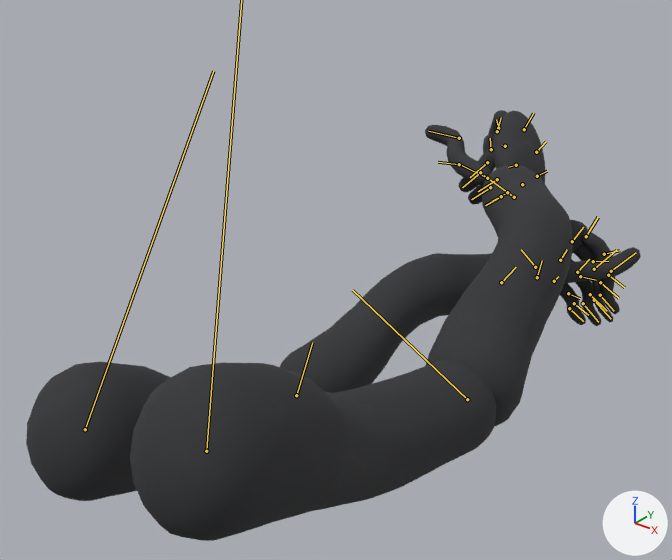
The glTF model assets/models/fps_arms.glb, before and after one commit.
Before and after are seen from a camera (50 mm lens) standing at (0.383, -0.912, 0.34) and looking at (-0.057, -0.362, -0.001). The lights are fixed; the arrows at lower right show +X, +Y and +Z. The older version comes first. Both versions are drawn at frame 31 of the action 'Inspect'; the numbers are the values there. The bones that change, and the others that lie on the model, are drawn over the model as lines.

Names of what the first picture shows: 'Arms_Mesh'.
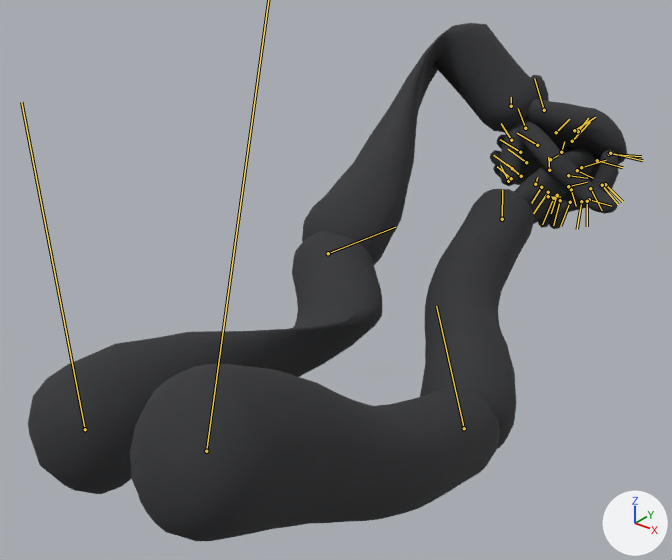
The change, as a diff of the scene's bpy script:
```diff
--- a/assets/models/fps_arms.glb.py
+++ b/assets/models/fps_arms.glb.py
@@ bone_l_arm_00 @@
 bone_l_arm_00 = bpy.data.objects['ArmsRig'].pose.bones['L_arm_00']  # child of '_rootJoint'
-bone_l_arm_00.rotation_quaternion = (0.999, 0.029, -0.021, -0.007)  # degrees (3, -2, -1)
+bone_l_arm_00.rotation_quaternion = (0.949, 0.314, -0.014, -0.021)  # degrees (37, -1, -3)
@@ bone_l_elbow_01 @@
 bone_l_elbow_01 = bpy.data.objects['ArmsRig'].pose.bones['L_elbow_01']  # child of 'L_arm_00'
-bone_l_elbow_01.rotation_quaternion = (0.903, -0.101, 0.043, -0.416)  # degrees (-13, 0, -49)
+bone_l_elbow_01.rotation_quaternion = (0.793, -0.345, 0.096, -0.494)  # degrees (-41, -11, -60)
@@ bone_l_wrist_03 @@
 bone_l_wrist_03 = bpy.data.objects['ArmsRig'].pose.bones['L_wrist_03']  # child of 'L_elbow_01'
-bone_l_wrist_03.rotation_quaternion = (0.941, -0.062, -0.167, -0.287)  # degrees (-1, -20, -34)
+bone_l_wrist_03.rotation_quaternion = (0.636, 0.126, -0.726, -0.228)  # degrees (100, -60, -109)
@@ bone_l_thumb1_04 @@
 bone_l_thumb1_04 = bpy.data.objects['ArmsRig'].pose.bones['L_thumb1_04']  # child of 'L_wrist_03'
-bone_l_thumb1_04.rotation_quaternion = (0.995, -0.102, 0.0, 0.0)  # degrees (-12, 0, 0)
+bone_l_thumb1_04.rotation_quaternion = (0.993, -0.117, 0.0, 0.0)  # degrees (-13, 0, 0)
@@ bone_l_point1_08 @@
 bone_l_point1_08 = bpy.data.objects['ArmsRig'].pose.bones['L_point1_08']  # child of 'L_wrist_03'
-bone_l_point1_08.rotation_quaternion = (0.985, -0.17, 0.0, 0.0)  # degrees (-20, 0, 0)
+bone_l_point1_08.rotation_quaternion = (0.981, -0.194, 0.0, 0.0)  # degrees (-22, 0, 0)
@@ bone_l_point3_010 @@
 bone_l_point3_010 = bpy.data.objects['ArmsRig'].pose.bones['L_point3_010']  # child of 'L_point2_09'
-bone_l_point3_010.rotation_quaternion = (0.995, -0.102, 0.0, 0.0)  # degrees (-12, 0, 0)
+bone_l_point3_010.rotation_quaternion = (0.993, -0.117, 0.0, 0.0)  # degrees (-13, 0, 0)
@@ bone_l_middle1_012 @@
 bone_l_middle1_012 = bpy.data.objects['ArmsRig'].pose.bones['L_middle1_012']  # child of 'L_wrist_03'
-bone_l_middle1_012.rotation_quaternion = (0.985, -0.17, 0.0, 0.0)  # degrees (-20, 0, 0)
+bone_l_middle1_012.rotation_quaternion = (0.981, -0.194, 0.0, 0.0)  # degrees (-22, 0, 0)
@@ bone_l_middle2_013 @@
 bone_l_middle2_013 = bpy.data.objects['ArmsRig'].pose.bones['L_middle2_013']  # child of 'L_middle1_012'
-bone_l_middle2_013.rotation_quaternion = (0.991, -0.136, 0.0, 0.0)  # degrees (-16, 0, 0)
+bone_l_middle2_013.rotation_quaternion = (0.988, -0.156, 0.0, 0.0)  # degrees (-18, 0, 0)
@@ bone_l_middle3_014 @@
 bone_l_middle3_014 = bpy.data.objects['ArmsRig'].pose.bones['L_middle3_014']  # child of 'L_middle2_013'
-bone_l_middle3_014.rotation_quaternion = (0.995, -0.102, 0.0, 0.0)  # degrees (-12, 0, 0)
+bone_l_middle3_014.rotation_quaternion = (0.993, -0.117, 0.0, 0.0)  # degrees (-13, 0, 0)
@@ bone_l_ring1_017 @@
 bone_l_ring1_017 = bpy.data.objects['ArmsRig'].pose.bones['L_ring1_017']  # child of 'L_palm_016'
-bone_l_ring1_017.rotation_quaternion = (0.985, -0.17, 0.0, 0.0)  # degrees (-20, 0, 0)
+bone_l_ring1_017.rotation_quaternion = (0.981, -0.194, 0.0, 0.0)  # degrees (-22, 0, 0)
@@ bone_l_ring3_019 @@
 bone_l_ring3_019 = bpy.data.objects['ArmsRig'].pose.bones['L_ring3_019']  # child of 'L_ring2_018'
-bone_l_ring3_019.rotation_quaternion = (0.995, -0.102, 0.0, 0.0)  # degrees (-12, 0, 0)
+bone_l_ring3_019.rotation_quaternion = (0.993, -0.117, 0.0, 0.0)  # degrees (-13, 0, 0)
@@ bone_l_ring4_020 @@
 bone_l_ring4_020 = bpy.data.objects['ArmsRig'].pose.bones['L_ring4_020']  # child of 'L_ring3_019'
-bone_l_ring4_020.rotation_quaternion = (0.995, -0.102, 0.0, 0.0)  # degrees (-12, 0, 0)
+bone_l_ring4_020.rotation_quaternion = (0.993, -0.117, 0.0, 0.0)  # degrees (-13, 0, 0)
@@ bone_l_pink1_021 @@
 bone_l_pink1_021 = bpy.data.objects['ArmsRig'].pose.bones['L_pink1_021']  # child of 'L_palm_016'
-bone_l_pink1_021.rotation_quaternion = (0.985, -0.17, 0.0, 0.0)  # degrees (-20, 0, 0)
+bone_l_pink1_021.rotation_quaternion = (0.981, -0.194, 0.0, 0.0)  # degrees (-22, 0, 0)
@@ bone_l_pink3_023 @@
 bone_l_pink3_023 = bpy.data.objects['ArmsRig'].pose.bones['L_pink3_023']  # child of 'L_pink2_022'
-bone_l_pink3_023.rotation_quaternion = (0.995, -0.102, 0.0, 0.0)  # degrees (-12, 0, 0)
+bone_l_pink3_023.rotation_quaternion = (0.993, -0.117, 0.0, 0.0)  # degrees (-13, 0, 0)
@@ bone_r_arm_025 @@
 bone_r_arm_025 = bpy.data.objects['ArmsRig'].pose.bones['R_arm_025']  # child of '_rootJoint'
-bone_r_arm_025.rotation_quaternion = (0.998, 0.024, 0.031, -0.049)  # degrees (3, 4, -6)
+bone_r_arm_025.rotation_quaternion = (0.998, -0.018, 0.033, -0.046)  # degrees (-2, 4, -5)
@@ bone_r_elbow_026 @@
 bone_r_elbow_026 = bpy.data.objects['ArmsRig'].pose.bones['R_elbow_026']  # child of 'R_arm_025'
-bone_r_elbow_026.rotation_quaternion = (0.973, 0.049, 0.008, 0.225)  # degrees (6, 0, 26)
+bone_r_elbow_026.rotation_quaternion = (0.995, 0.086, 0.04, -0.028)  # degrees (10, 5, -3)
@@ bone_r_wrist_028 @@
 bone_r_wrist_028 = bpy.data.objects['ArmsRig'].pose.bones['R_wrist_028']  # child of 'R_elbow_026'
-bone_r_wrist_028.rotation_quaternion = (0.964, 0.051, 0.211, 0.157)  # degrees (10, 23, 21)
+bone_r_wrist_028.rotation_quaternion = (0.988, 0.064, -0.138, -0.038)  # degrees (8, -16, -5)
```

Location of each change, (x1, y1, x2, y2) in pixels of the pictures (672 x 560 px):
'Arms_Mesh', posed (20% taller): before (26, 110, 641, 541); after (28, 23, 627, 541)
bone 'L_arm_00', root to tip: before (85, 429) to (213, 71); after (85, 429) to (21, 102)
bone 'L_elbow_01', root to tip: before (296, 395) to (312, 342); after (328, 253) to (395, 227)
bone 'L_wrist_03', root to tip: before (501, 282) to (516, 267); after (511, 106) to (511, 97)
bone 'L_thumb1_04', root to tip: before (537, 277) to (542, 260); after (525, 128) to (518, 108)
bone 'L_point1_08', root to tip: before (586, 236) to (598, 217); after (609, 154) to (641, 156)
bone 'L_point3_010', root to tip: before (608, 275) to (624, 287); after (587, 201) to (587, 226)
bone 'L_middle1_012', root to tip: before (572, 241) to (583, 227); after (610, 153) to (642, 160)
bone 'L_middle2_013', root to tip: before (593, 261) to (608, 261); after (602, 185) to (618, 204)
bone 'L_middle3_014', root to tip: before (600, 282) to (618, 298); after (581, 201) to (577, 229)
bone 'L_ring1_017', root to tip: before (560, 260) to (567, 249); after (597, 160) to (622, 167)
bone 'L_ring3_019', root to tip: before (590, 294) to (607, 311); after (570, 202) to (560, 226)
bone 'L_ring4_020', root to tip: before (583, 303) to (598, 322); after (548, 192) to (533, 213)
bone 'L_pink1_021', root to tip: before (554, 281) to (558, 276); after (577, 170) to (593, 178)
bone 'L_pink3_023', root to tip: before (574, 303) to (588, 315); after (557, 195) to (551, 213)
bone 'R_elbow_026', root to tip: before (467, 399) to (352, 290); after (464, 428) to (436, 306)
bone 'R_wrist_028', root to tip: before (514, 197) to (484, 175); after (502, 219) to (502, 190)
